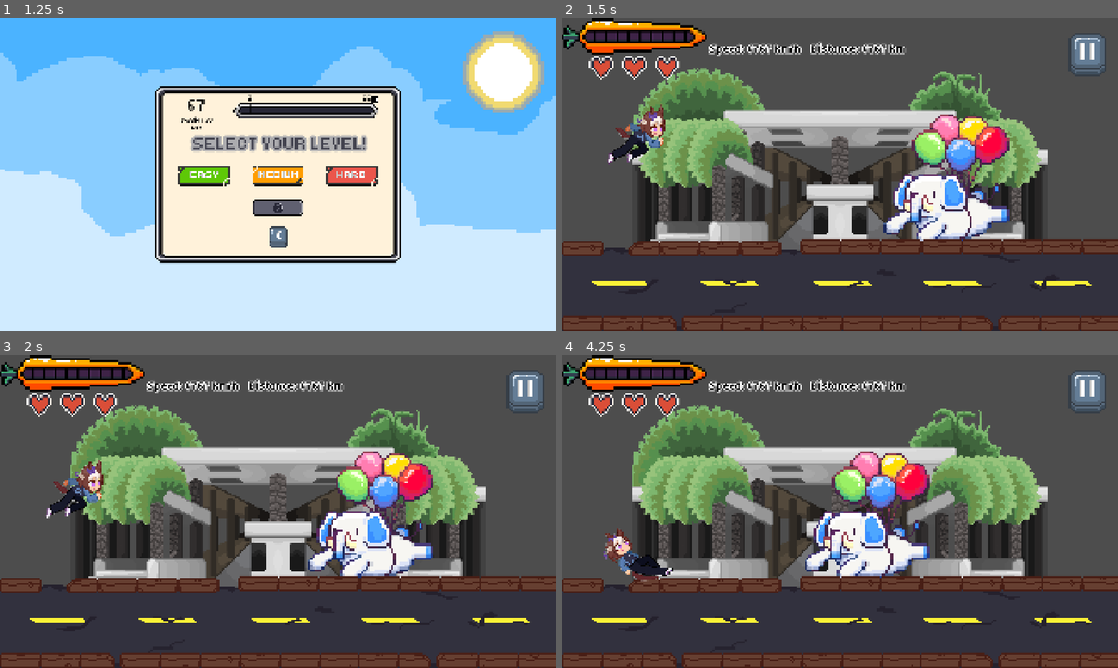
Above: before the commit, frames 1-4 (two rows, left to right).
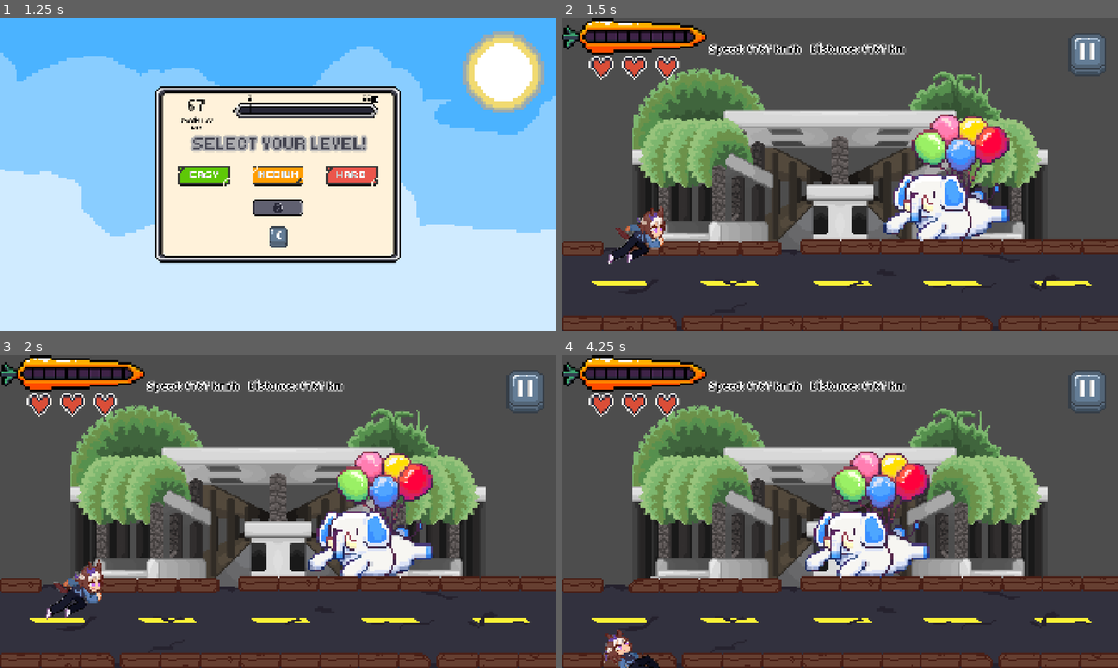
Above: after the commit, the same moments.

Repository: sbxte/sparta26-gamedev
Game: Godot game, scene res://scenes/ui/main_menu.tscn
The game is run twice, just before and just after one commit, with the same random seed, the same clock (stepped at 60 frames per second) and the same inputs.
Inputs (mouse positions are in pixels of both pictures, inside the frame that each line leads up to):
- Up to frame 1 (1.25 s): click (283, 202) at 0.5 s
- Up to frame 2 (1.5 s): click (840, 174) at 1.25 s
- Up to frame 3 (2 s): no input
- Up to frame 4 (4.25 s): hold Up (ui_up) 2.03-3.53 s; hold Down (ui_down) from 3.53 s (still down)

Frame 1 is identical in both runs. In frame 2, 1.8% of the frame differs, in the area x 8-19%, y 27-79%; in frame 3, 1.8%; in frame 4, 1.3%.

Commit message:
align player and road collision box with road sprite

Diff:
--- a/scenes/session.tscn
+++ b/scenes/session.tscn
@@ -125,7 +125,7 @@
 filler3_segment = "res://scenes/segment/filler3.tscn"
 
 [node name="Player" type="CharacterBody2D" parent="." unique_id=910925497 node_paths=PackedStringArray("sprite_run", "collision_run", "sprite_jump", "collision_jump", "sprite_slide", "collision_slide")]
-position = Vector2(271, 427)
+position = Vector2(271, 774)
 script = ExtResource("1_w6gu6")
 sprite_run = NodePath("Run")
 collision_run = NodePath("RunShape")
@@ -168,7 +168,7 @@
 shape = SubResource("RectangleShape2D_eemmi")
 
 [node name="Floor" type="StaticBody2D" parent="." unique_id=1738941371]
-position = Vector2(576, 580)
+position = Vector2(576, 927)
 
 [node name="CollisionShape2D" type="CollisionShape2D" parent="Floor" unique_id=2103668414]
 shape = SubResource("RectangleShape2D_nedwo")
